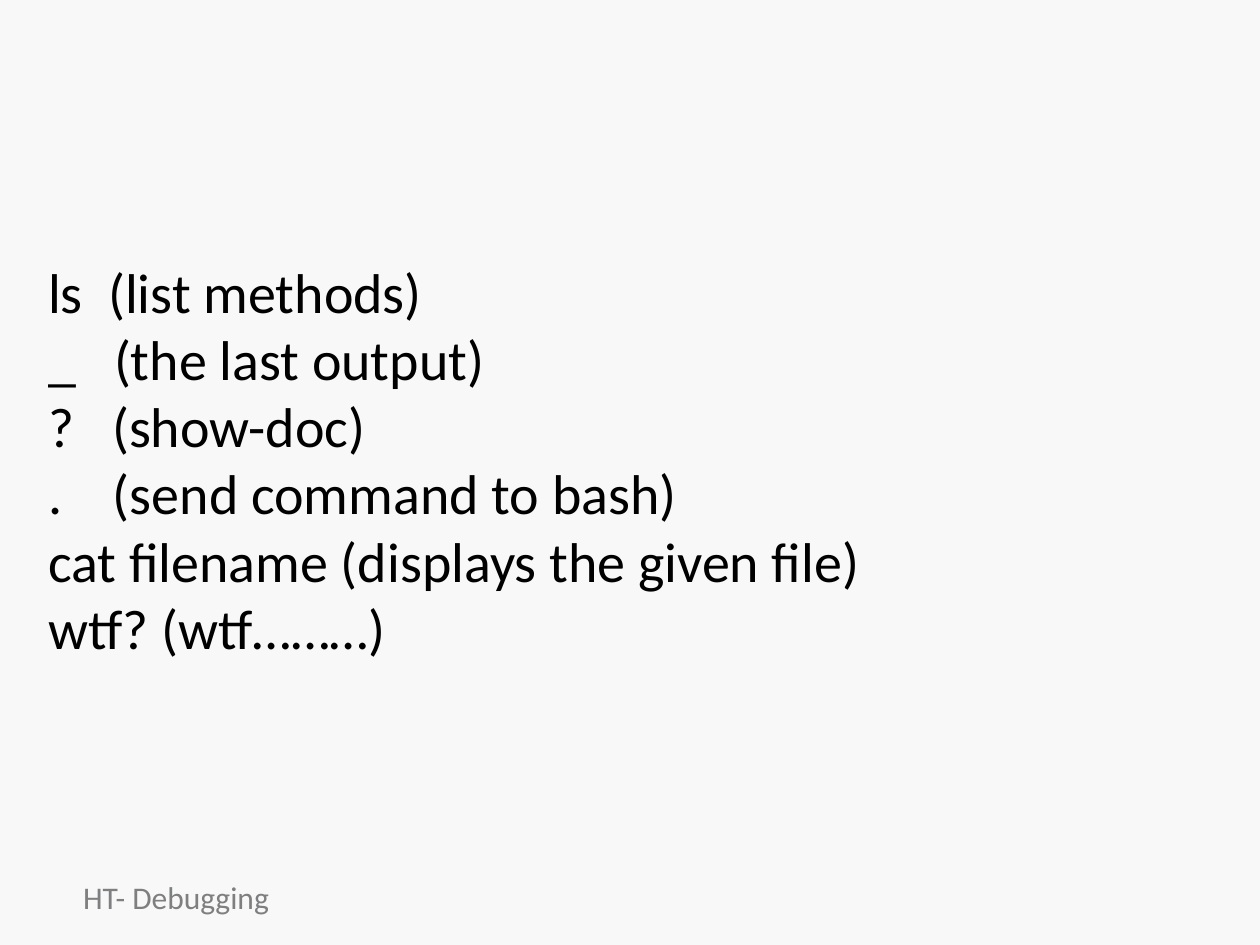
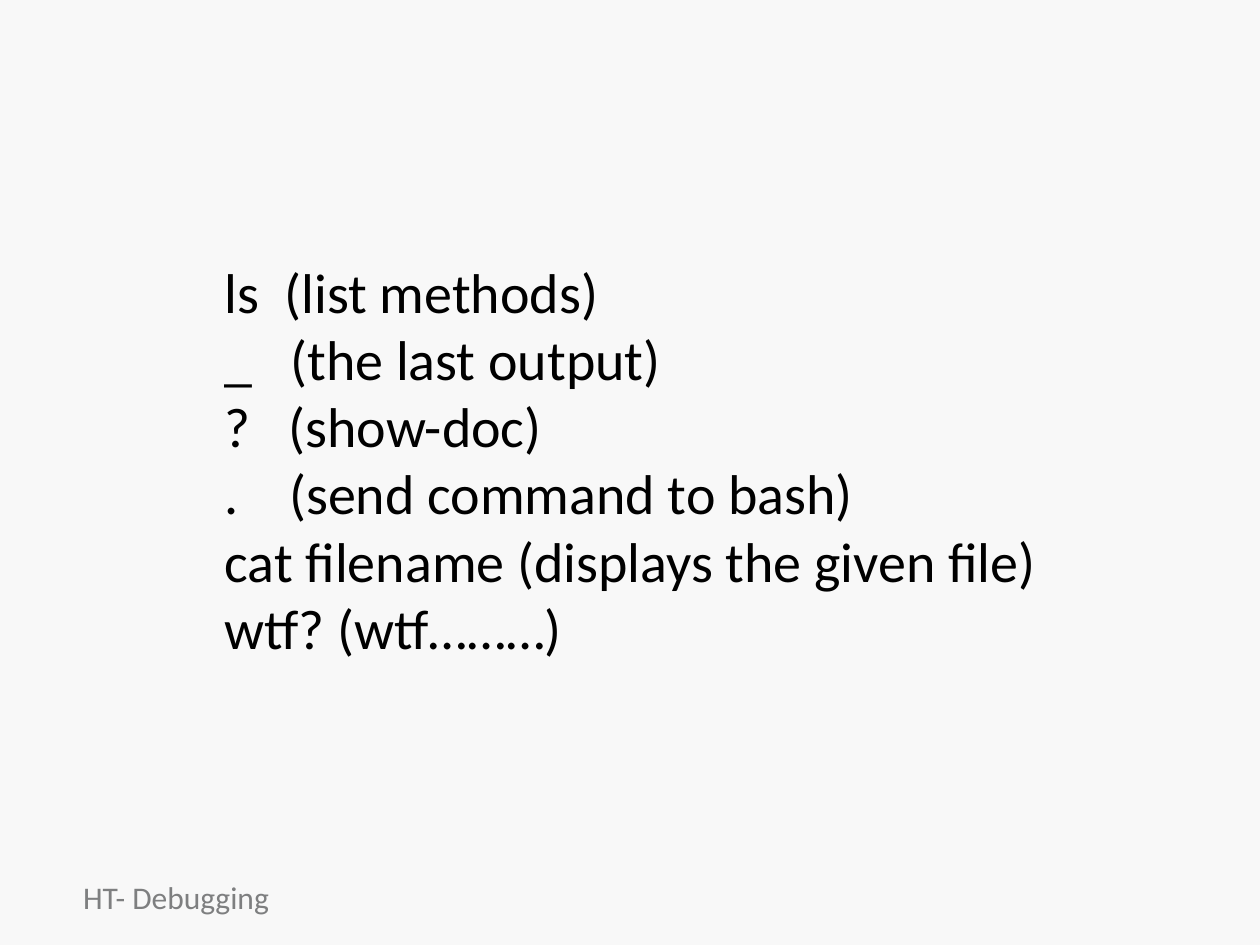
Before and after one commit to jumpcheng/debugging_notes, a slide deck: slide 21 of HT-debugging-basics.pptx (slide 17 before the commit). Drawn at 1260x945 pixels with LibreOffice and Linux fonts; fonts in the diff are those of the drawing; background and template pictures are left out. Boxes give left, top, right and bottom in pixels: in the first picture for what was removed or moved away, otherwise in the second. Text is boxed around its words. In the diff, an @@ line names an element or a change of style, - is before the commit and + after.

```diff
--- a/HT-debugging-basics.pptx
+++ b/HT-debugging-basics.pptx
@@ text "ls (list methods)": place and size @@
-text "ls (list methods)" at [48,272,859,657]
+text "ls (list methods)" at [225,272,1035,657]
```
Also in this commit, not shown: 8 other slides changed, 4 slides added, 2 other files.
